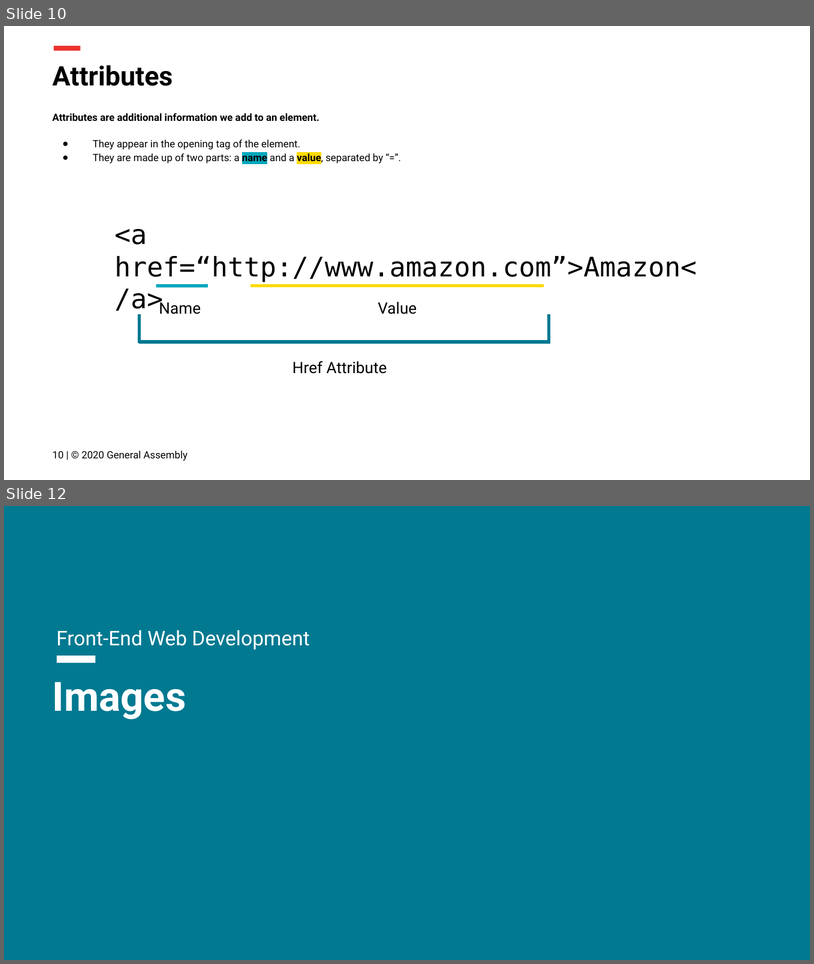
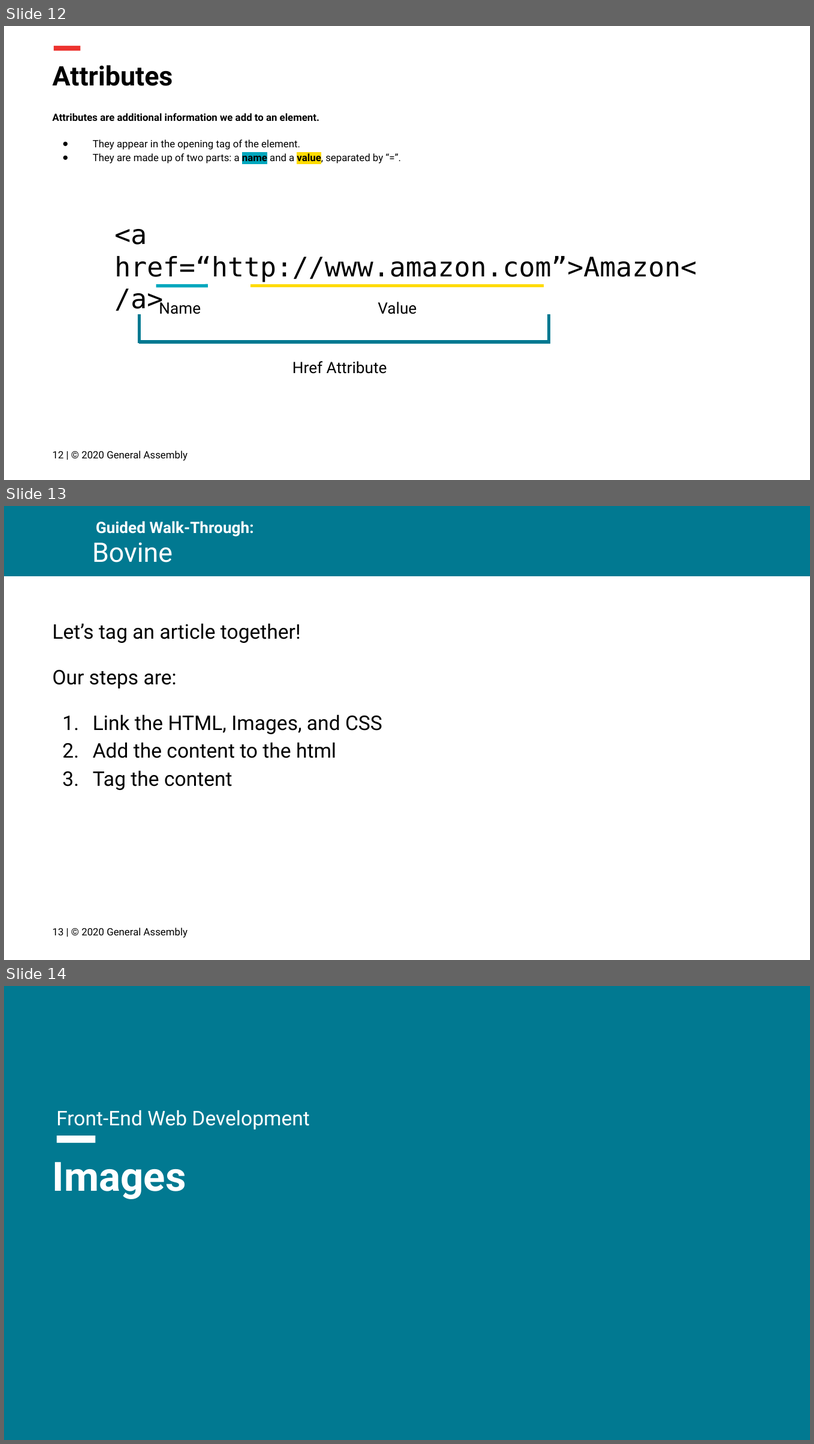
Before and after one commit to FEWD-1-17/curriculum, a slide deck: Lesson Decks/02 CSS Basics - FEWD 3.2.pptx. Shown one above the other, each under a label of ours: slides 10 and 12 before the commit, slides 12, 13 and 14 after it; the slides between them are not shown. The pictures are 814x964 and 814x1444 pixels, drawn with LibreOffice and Linux fonts; fonts in the diff are those of the drawing; background and template pictures are left out. Boxes give left, top, right and bottom in pixels: in the first picture for what was removed or moved away, otherwise in the second. Text is boxed around its words. In the diff, an @@ line names an element or a change of style, - is before the commit and + after.

```diff
--- a/Lesson Decks/02 CSS Basics - FEWD 3.2.pptx
+++ b/Lesson Decks/02 CSS Basics - FEWD 3.2.pptx
@@ slide 13 added at [4, 506, 810, 960], background #FFFFFF @@
@@ rectangle added at [4, 506, 810, 576], fill #017991 @@
@@ text added at [96, 521, 254, 537], 14 pt, text #FFFFFF, bold @@
+Guided Walk-Through:
@@ title added at [92, 542, 173, 562], 24 pt, text #FFFFFF @@
+Bovine
@@ text added at [53, 623, 383, 790], 18 pt, text #000000 @@
+Let’s tag an article together!
+Our steps are:
+1. Link the HTML, Images, and CSS
+2. Add the content to the html
+3. Tag the content
@@ page number added at [4, 925, 48, 959], 13 pt, text #FFFFFF @@
+13
@@ text added at [53, 927, 188, 937], 9 pt, text #000000 @@
+13 | © 2020 General Assembly
@@ what was slide 10 is now slide 12 @@
@@ text at [53, 450, 188, 460]: text changed @@
-10 | © 2020 General Assembly
+12 | © 2020 General Assembly
@@ what was slide 12 is now slide 14 @@
```
Also in this commit, not shown: 1 other slide added, 1 other file.
